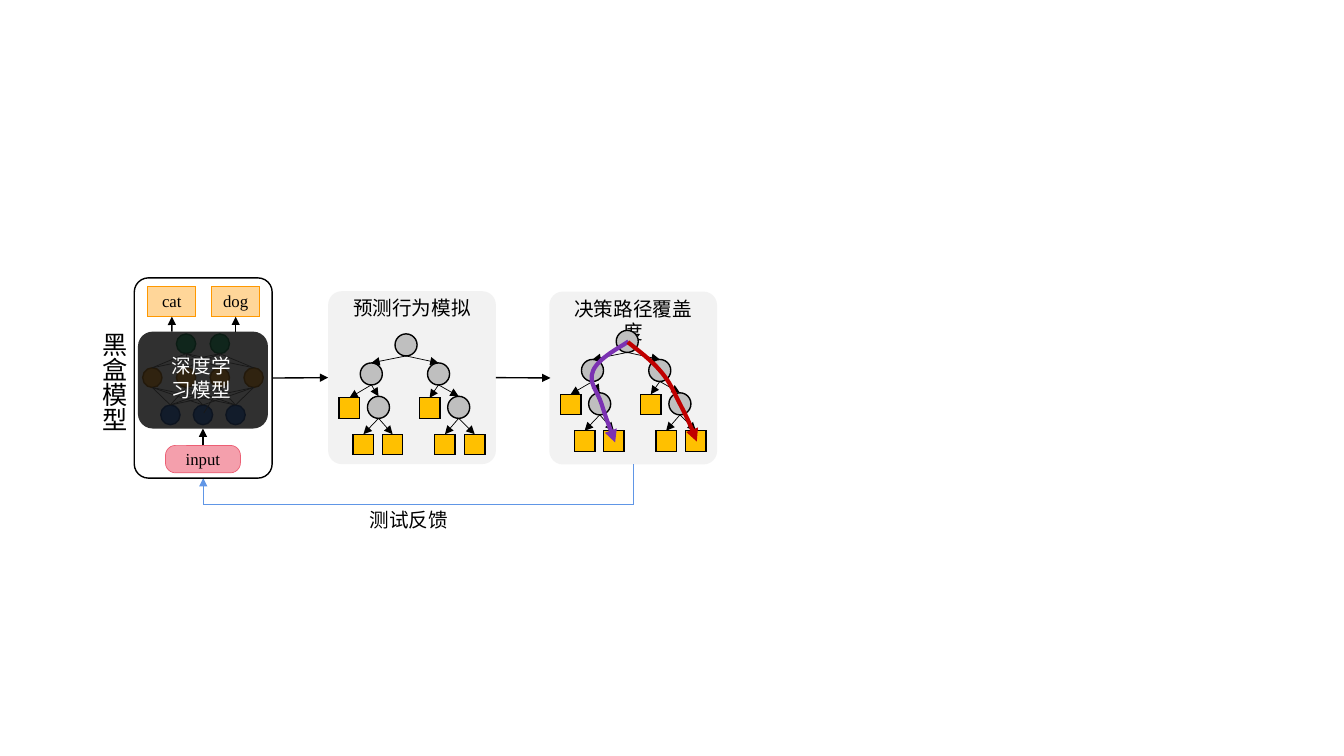
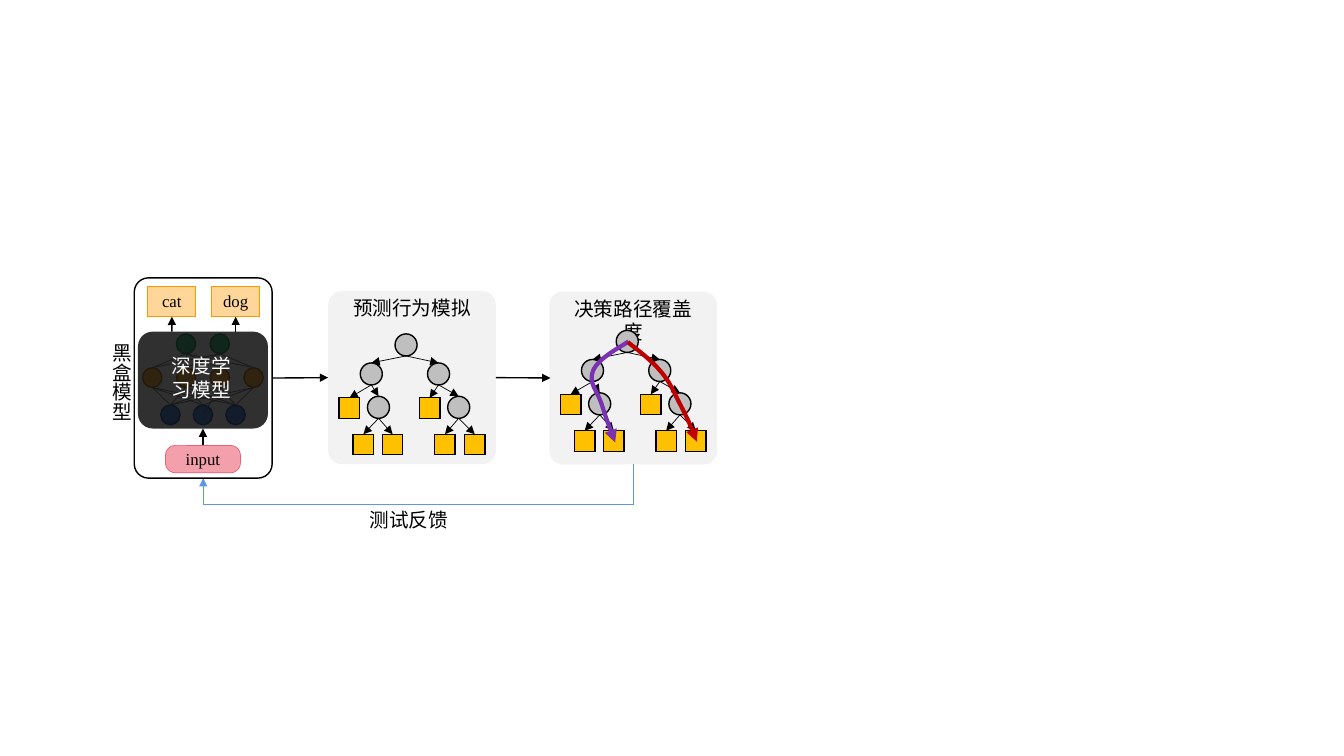
Before and after one commit to XuSihan/Proposal2022, a slide deck: slide 1 of images/ch2_2Btest.pptx. Drawn at 1344x756 pixels with LibreOffice and Linux fonts; fonts in the diff are those of the drawing. Boxes give left, top, right and bottom in pixels: in the first picture for what was removed or moved away, otherwise in the second. Text is boxed around its words. In the diff, an @@ line names an element or a change of style, - is before the commit and + after.

```diff
--- a/images/ch2_2Btest.pptx
+++ b/images/ch2_2Btest.pptx
@@ text "黑盒模型": place and size @@
-text "黑盒模型" at [102, 333, 127, 430]
+text "黑盒模型" at [112, 344, 132, 420]
@@ text "黑盒模型" at [112, 344, 132, 420]: size 18 to 14 pt, font Arial to Noto Sans CJK SC @@
```
Also in this commit, not shown: 4 other files.
